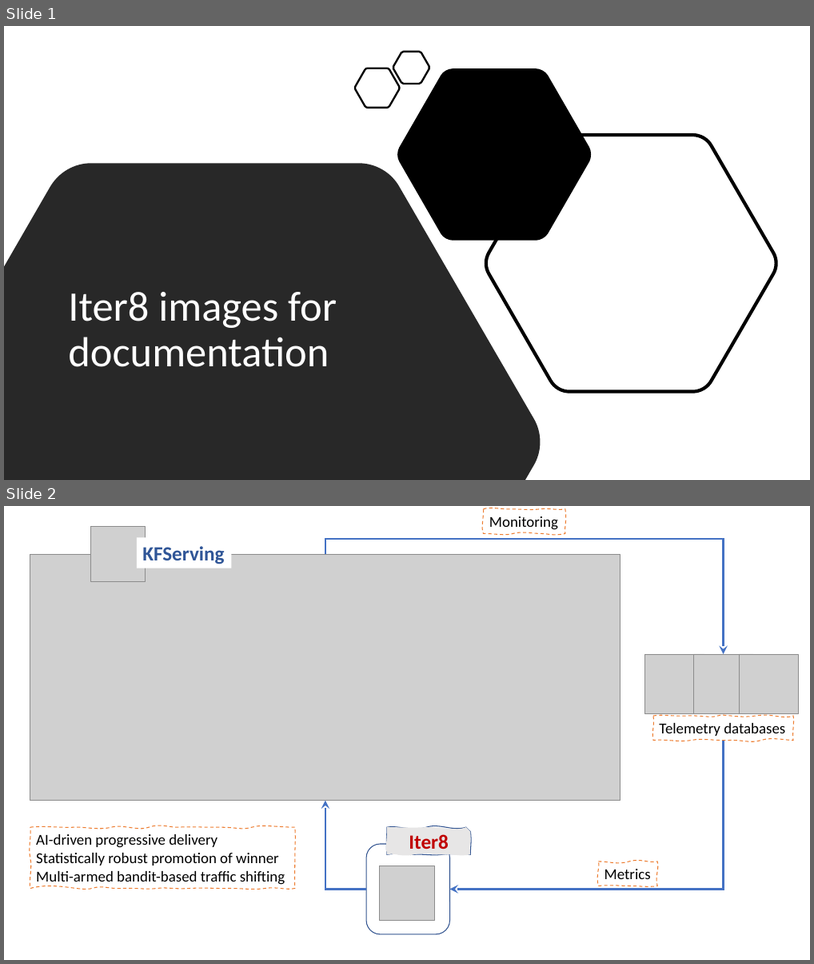
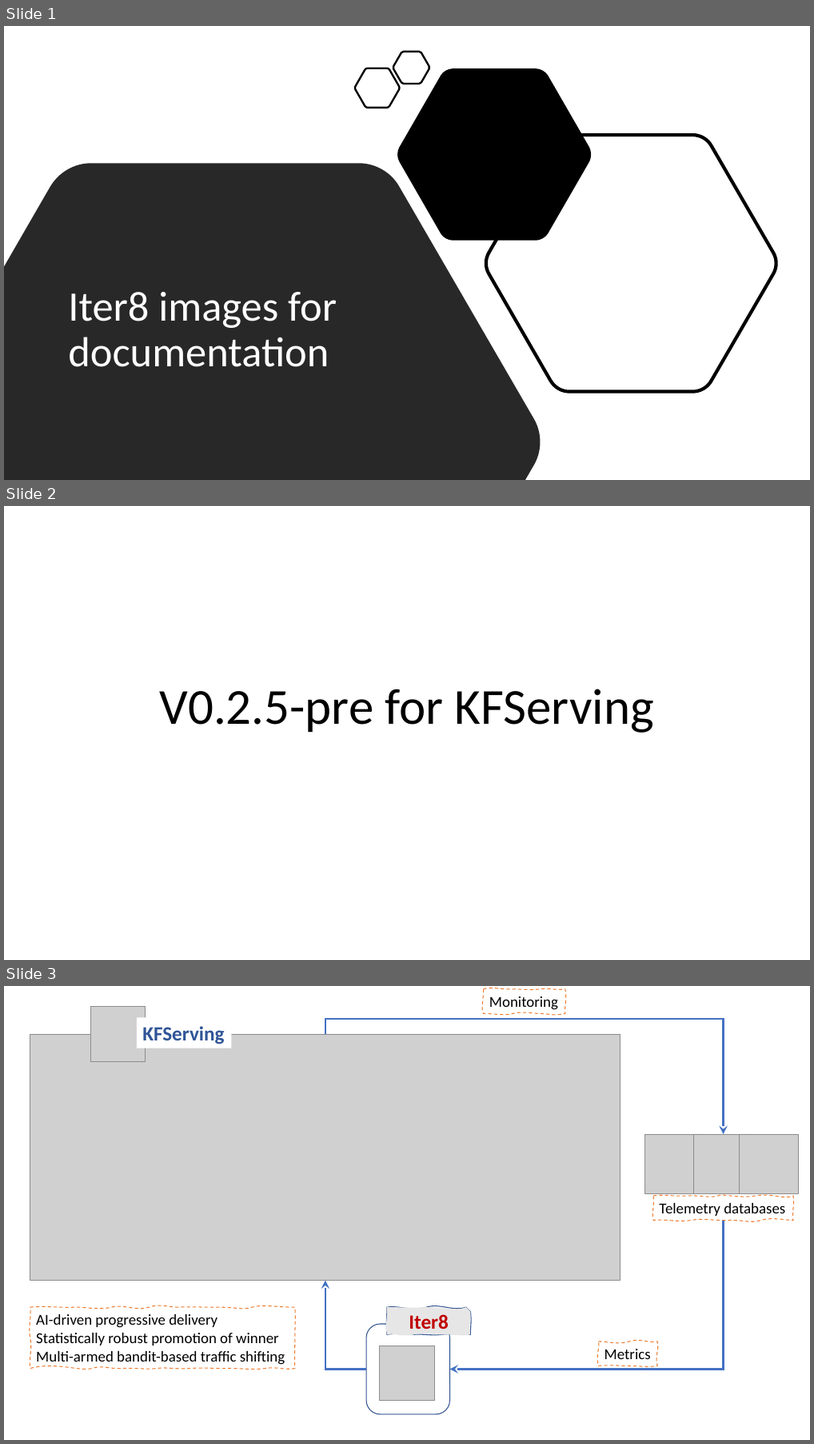
Before and after one commit to iter8-tools/iter8, a slide deck: mkdocs/src/assets/images/iter8++images.pptx. Shown one above the other, each under a label of ours: slides 1 and 2 before the commit, slides 1, 2 and 3 after it. The pictures are 814x964 and 814x1444 pixels, drawn with LibreOffice and Linux fonts; fonts in the diff are those of the drawing; grey boxes stand for pictures. Boxes give left, top, right and bottom in pixels: in the first picture for what was removed or moved away, otherwise in the second. Text is boxed around its words. In the diff, an @@ line names an element or a change of style, - is before the commit and + after.

```diff
--- a/mkdocs/src/assets/images/iter8++images.pptx
+++ b/mkdocs/src/assets/images/iter8++images.pptx
@@ slide 2 added at [4, 506, 810, 960], background #FFFFFF @@
@@ title added at [159, 688, 654, 732], 60 pt, text #000000 @@
+V0.2.5-pre for KFServing
@@ what was slide 2 is now slide 3 @@
```
Also in this commit, not shown: 1 slide changed.
